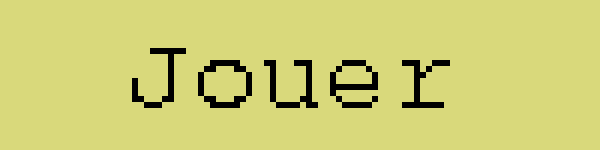
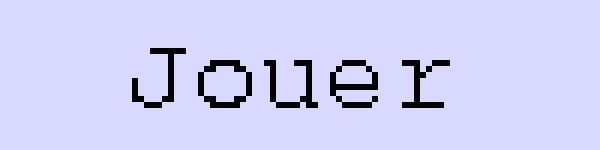
The second (600, 150) image is a revision of the first. Changes to its layers:
renamed "fond" to "fondSelected", hid it over 0, 0, 600, 150
added layer "fond" above "Arrière-plan" over 0, 0, 600, 150
